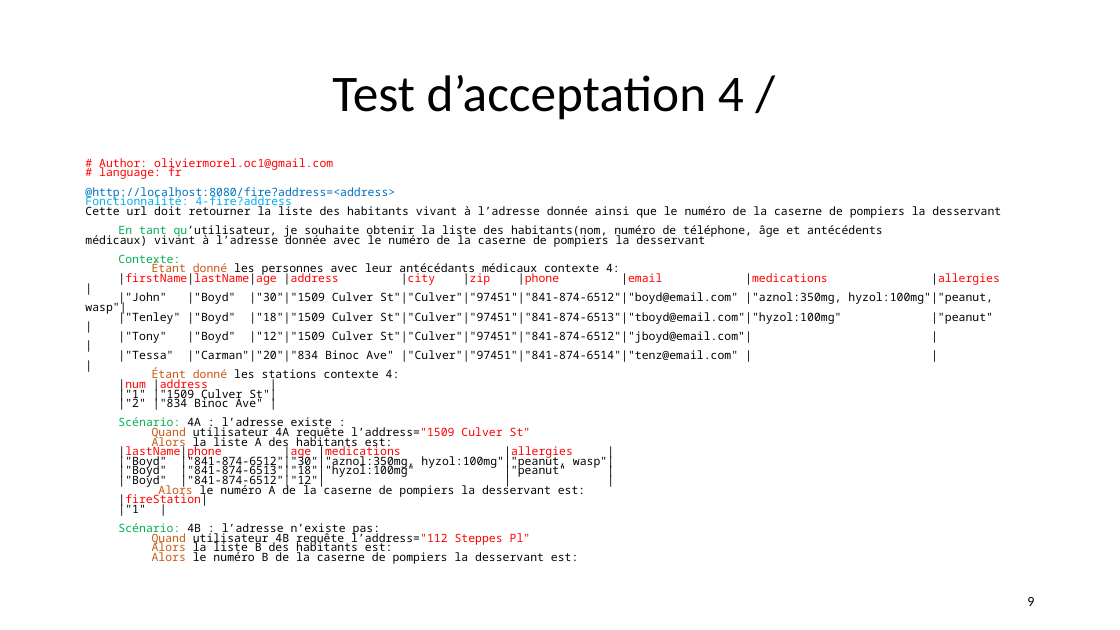
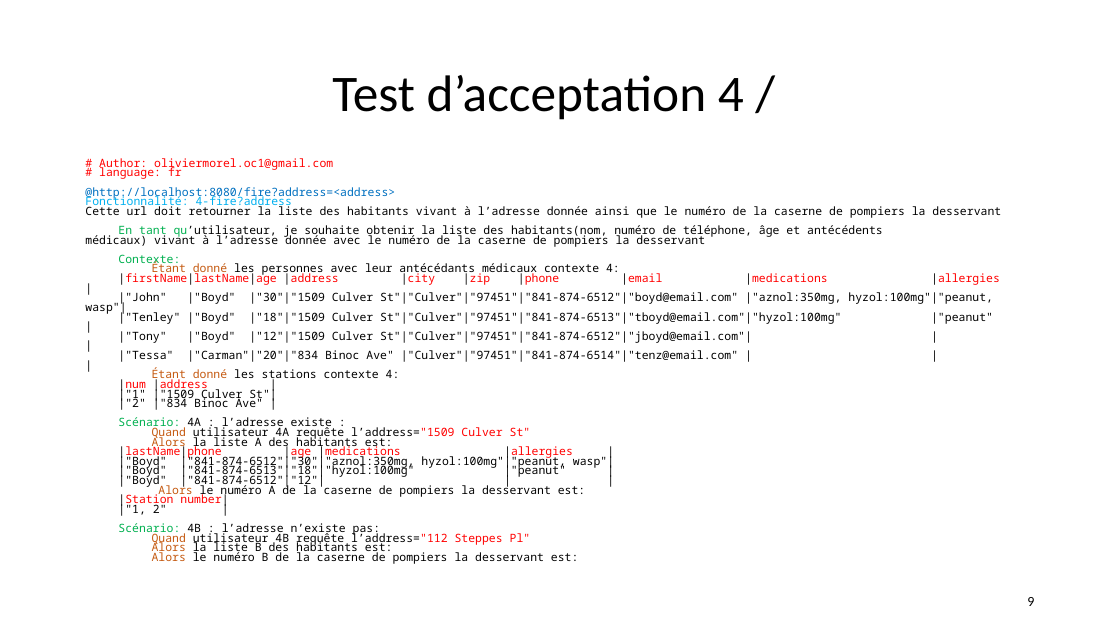
Before and after one commit to andrechico999/https-github.com-emmo78-com.safetynet.alerts, a slide deck: slide 9 of A_Livrables/MOREL_Olivier_4_slides_062022.pptx. Drawn at 1120x630 pixels with LibreOffice and Linux fonts; fonts in the diff are those of the drawing. Boxes give left, top, right and bottom in pixels: in the first picture for what was removed or moved away, otherwise in the second. Text is boxed around its words. In the diff, an @@ line names an element or a change of style, - is before the commit and + after.

Commit message:
wip : minimal coding to understand how coding test 'cause lack of experience 7

```diff
--- a/A_Livrables/MOREL_Olivier_4_slides_062022.pptx
+++ b/A_Livrables/MOREL_Olivier_4_slides_062022.pptx
@@ text at bbox=[118, 493, 228, 516]: text changed @@
-|fireStation|
-|"1" |
+|Station number|
+|"1, 2" |
```
Also in this commit, not shown: 3 other slides changed, 17 other files.
